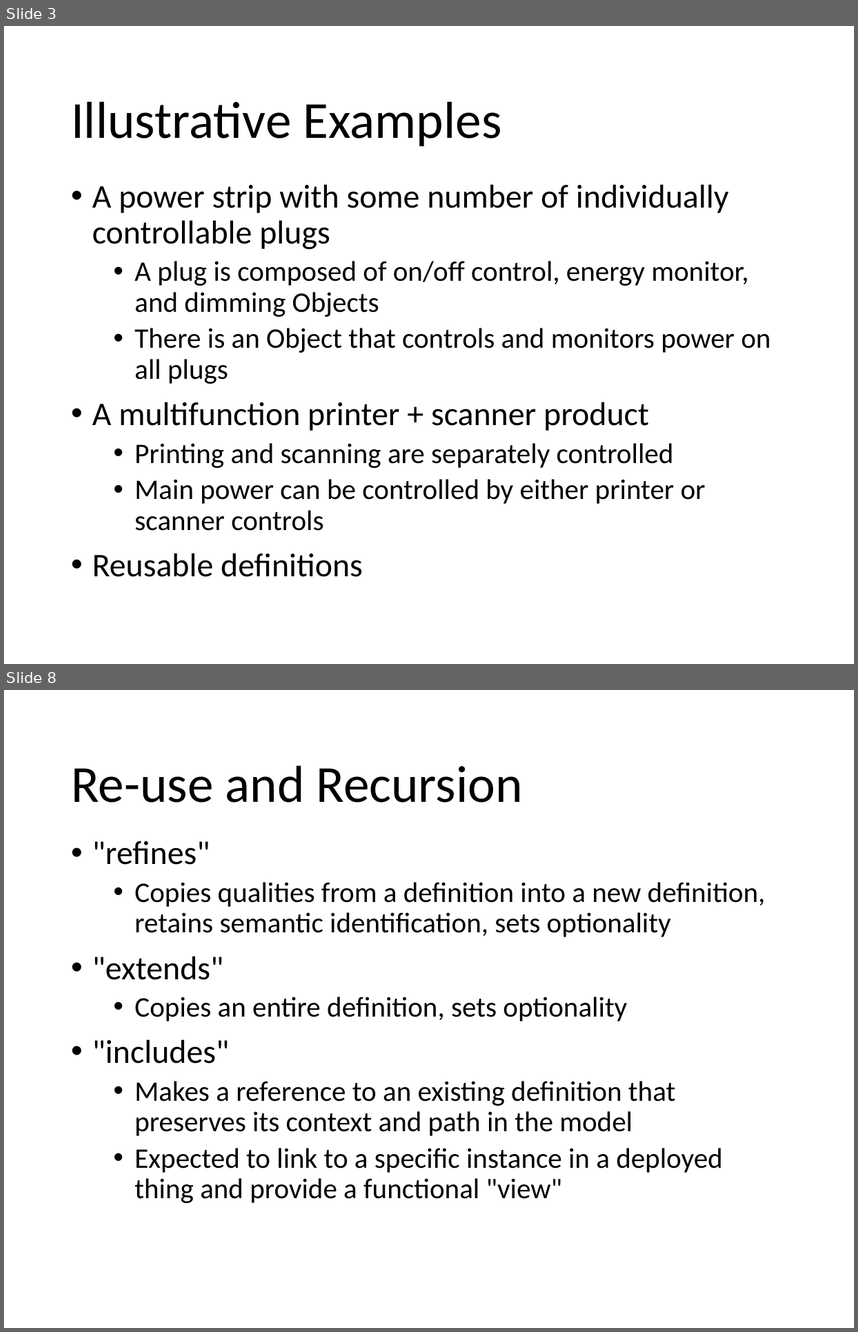
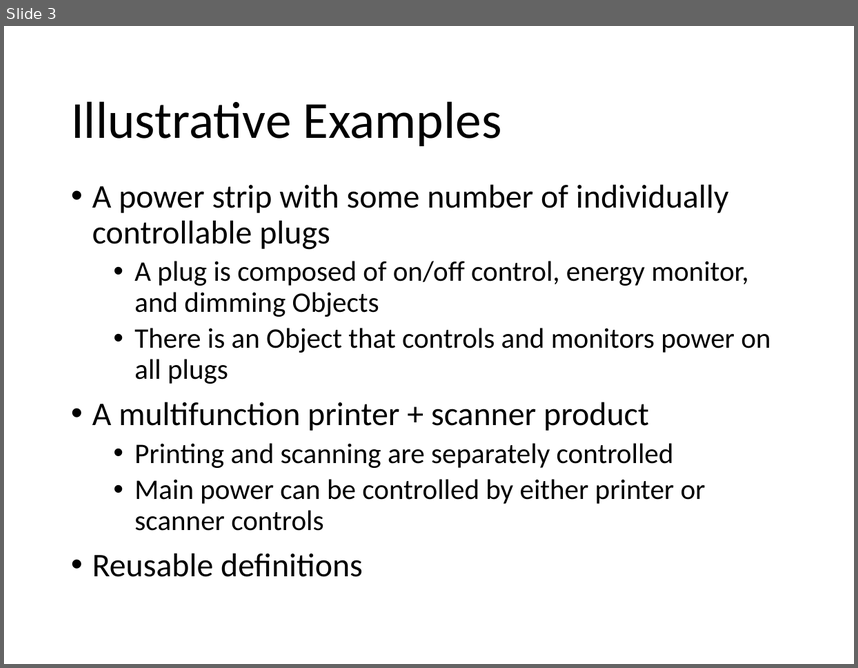
Before and after one commit to mjkoster/ODM-Examples, a slide deck: sdf-extensions.pptx. Shown one above the other, each under a label of ours: slides 3 and 8 before the commit, slide 3 after it; the slides between them are not shown. The pictures are 858x1332 and 858x668 pixels, drawn with LibreOffice and Linux fonts; fonts in the diff are those of the drawing. Boxes give left, top, right and bottom in pixels: in the first picture for what was removed or moved away, otherwise in the second. Text is boxed around its words. In the diff, an @@ line names an element or a change of style, - is before the commit and + after.

Commit message:
added an OCF example
added an OCF example to illustrate the use of the odmView class to model OCF Interface Types

```diff
--- a/sdf-extensions.pptx
+++ b/sdf-extensions.pptx
@@ slide 8 removed at (x1=4, y1=690, x2=854, y2=1328), background #FFFFFF @@
@@ title removed at (x1=71, y1=765, x2=523, y2=802) @@
-Re-use and Recursion
@@ text removed at (x1=92, y1=841, x2=766, y2=1203) @@
-• "refines"
-  • Copies qualities from a definition into a new definition, retains semantic identification, sets optionality
-• "extends"
-  • Copies an entire definition, sets optionality
-• "includes"
-  • Makes a reference to an existing definition that preserves its context and path in the model
-  • Expected to link to a specific instance in a deployed thing and provide a functional "view"
```
Also in this commit, not shown: 5 slides changed, 4 slides added, 1 other slide removed, 2 other files.
